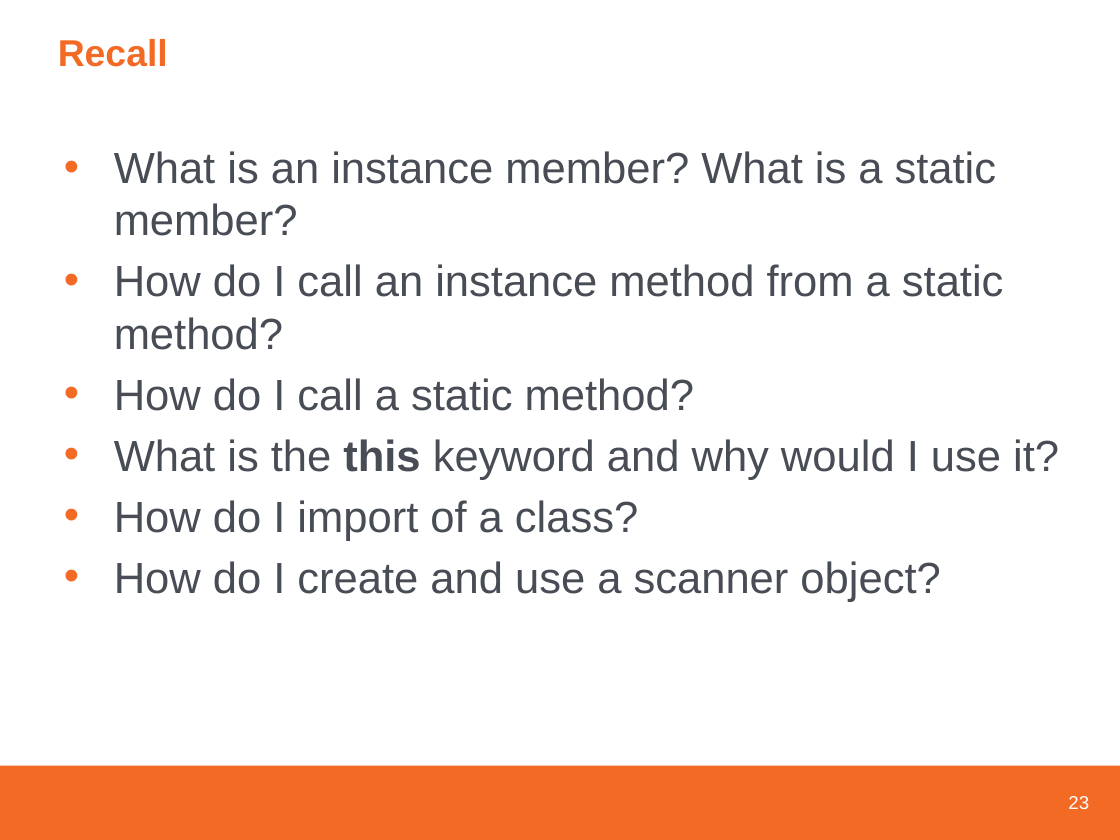
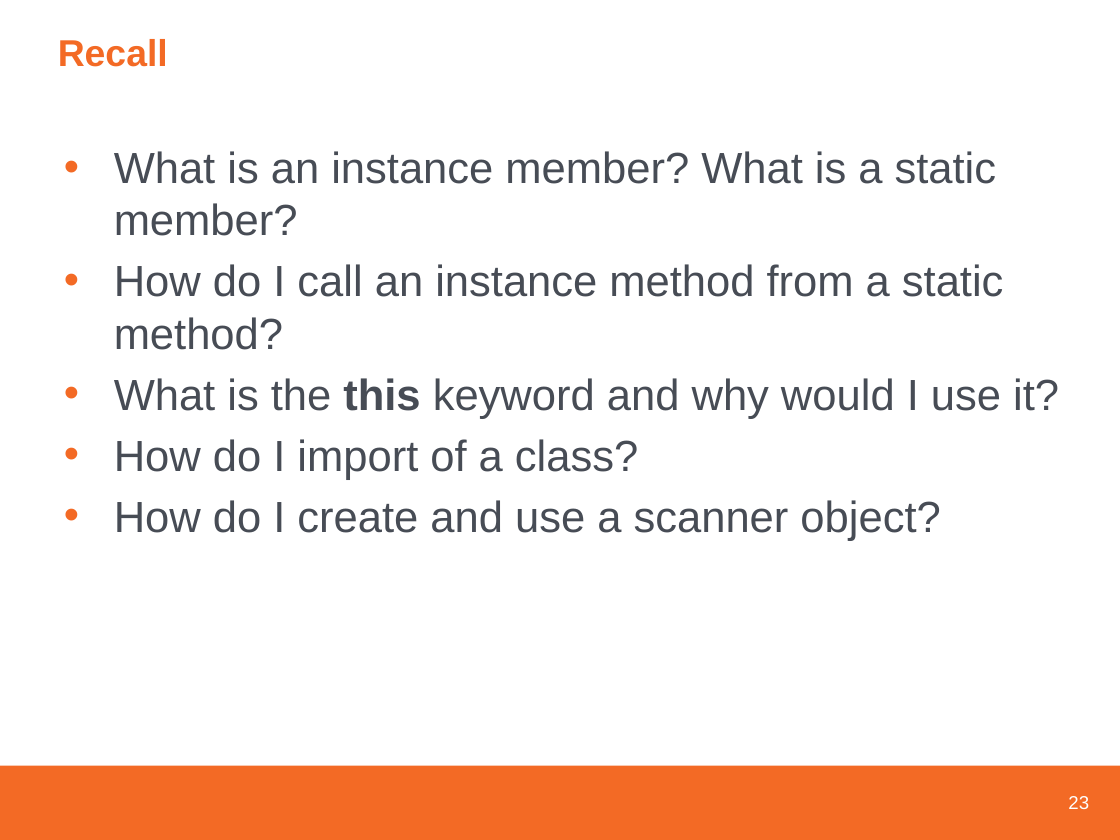
Before and after one commit to jhigherevature/spark-examples, a slide deck: slide 24 of revised-ppts/Day 11 PPT.pptx. Drawn at 1120x840 pixels with LibreOffice and Linux fonts; fonts in the diff are those of the drawing; background and template pictures are left out. Boxes give left, top, right and bottom in pixels: in the first picture for what was removed or moved away, otherwise in the second. Text is boxed around its words. In the diff, an @@ line names an element or a change of style, - is before the commit and + after.

```diff
--- a/revised-ppts/Day 11 PPT.pptx
+++ b/revised-ppts/Day 11 PPT.pptx
@@ text at bbox=[114, 378, 694, 411]: paragraph removed @@
-• How do I call a static method?
```
Also in this commit, not shown: 4 other slides changed, 1 slide removed, 6 other files.
